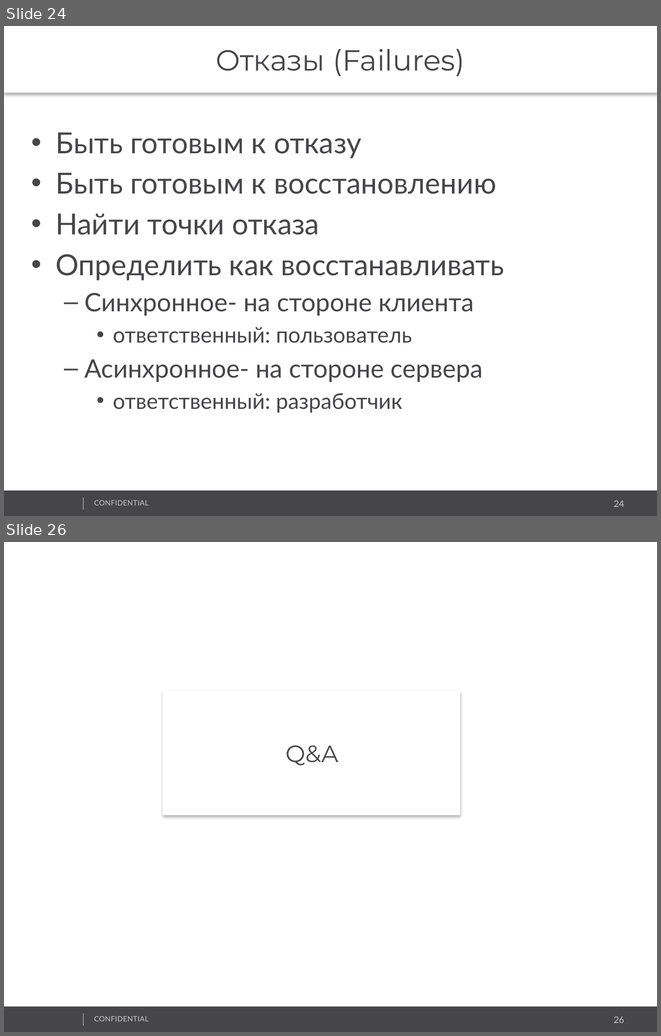
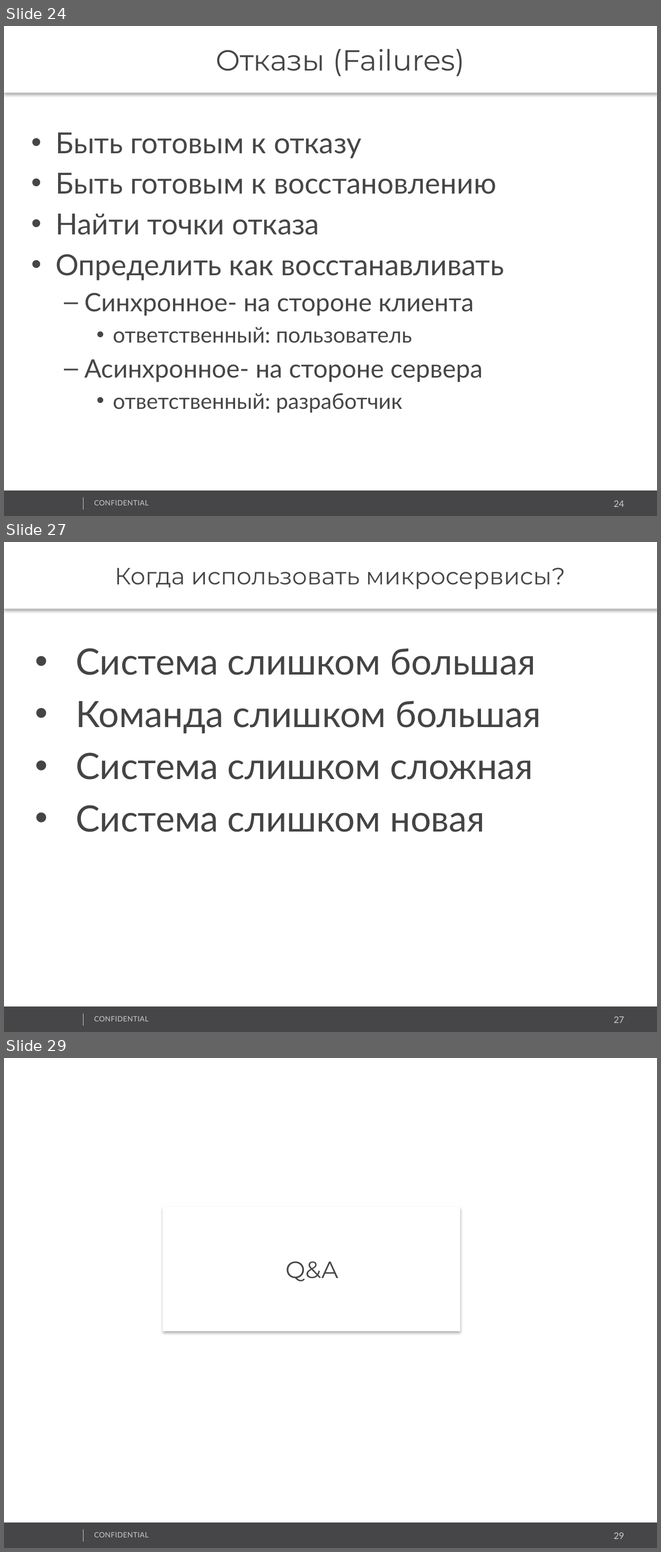
Before and after one commit to vitali-kviatkouski/personal, a slide deck: Microservices_Template.pptx. Shown one above the other, each under a label of ours: slides 24 and 26 before the commit, slides 24, 27 and 29 after it; the slides between them are not shown. The pictures are 661x1036 and 661x1552 pixels, drawn with LibreOffice and Linux fonts; fonts in the diff are those of the drawing; background and template pictures are left out. Boxes give left, top, right and bottom in pixels: in the first picture for what was removed or moved away, otherwise in the second. Text is boxed around its words. In the diff, an @@ line names an element or a change of style, - is before the commit and + after.

```diff
--- a/Microservices_Template.pptx
+++ b/Microservices_Template.pptx
@@ slide 27 added at (4,542,657,1032), background #FFFFFF; not listed: 4 template elements that a slide beside it also shows @@
@@ text added at (4,542,657,609), fill #FFFFFF, 26 pt, text #464547 @@
+Когда использовать микросервисы?
@@ text added at (76,648,541,832), 40 pt, text #444444 @@
+• Система слишком большая
+• Команда слишком большая
+• Система слишком сложная
+• Система слишком новая
@@ what was slide 26 is now slide 29 @@
@@ page number at (614,1532,624,1539): text changed @@
-26
+29
```
Also in this commit, not shown: 5 slides changed, 2 other slides added.
